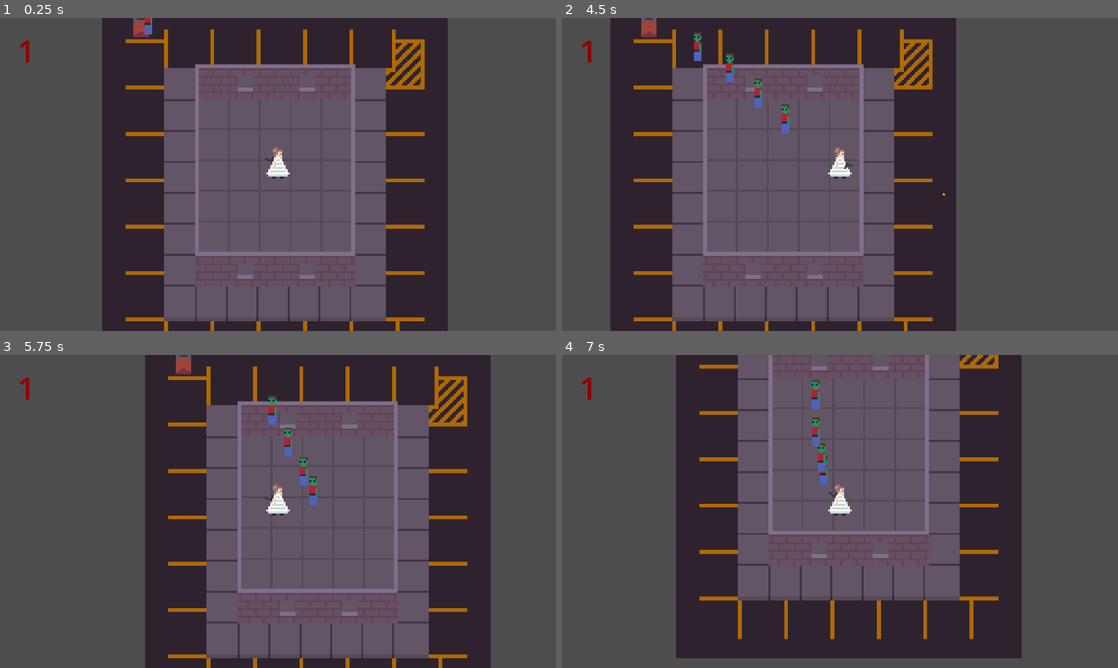
Above: before the commit, frames 1-4 (two rows, left to right).
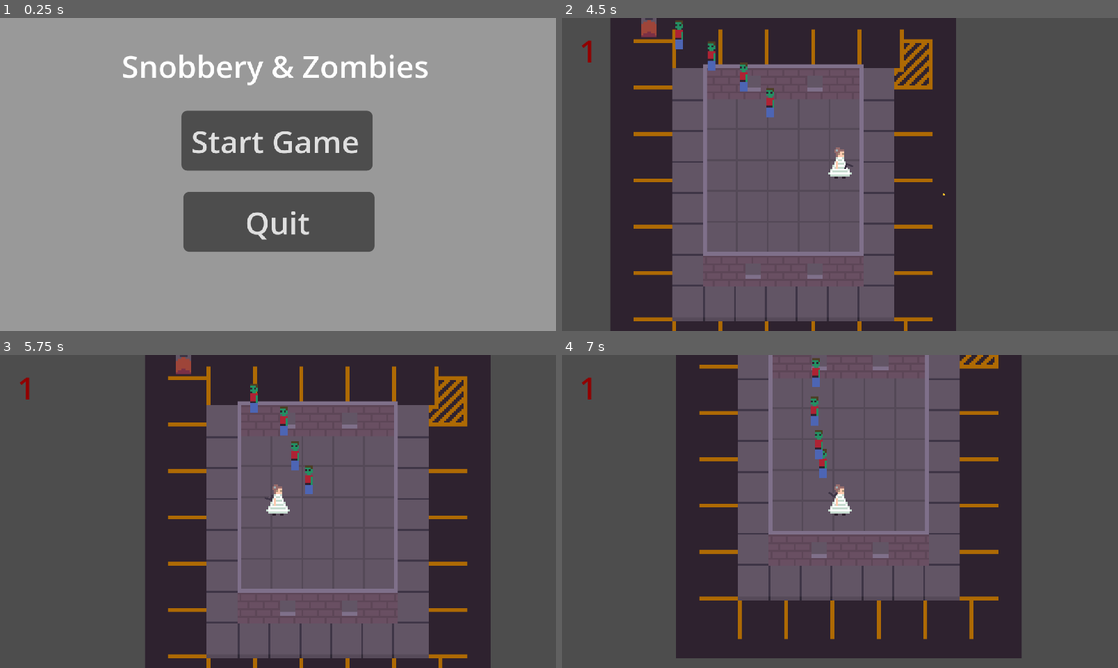
Above: after the commit, the same moments.

Repository: smolsenbiller/godot_projects
Game: Godot game, scene res://scenes/menu.tscn
The game is run twice, just before and just after one commit, with the same random seed, the same clock (stepped at 60 frames per second) and the same inputs. Before the commit the project starts from res://scenes/main.tscn.
Inputs (mouse positions are in pixels of both pictures, inside the frame that each line leads up to):
- Up to frame 1 (0.25 s): no input
- Up to frame 2 (4.5 s): click (840, 140) at 0.5 s, where only the run after the commit has a clickable "Start Game"; move the mouse to (962, 158) at 1.27 s; hold Right (move_right) 1.28-2.03 s; click (962, 158) at 1.35 s; move the mouse to (728, 190) at 2.02 s; hold Down (move_down) 2.03-2.78 s; click (728, 190) at 2.1 s; move the mouse to (895, 105) at 2.77 s; hold Right (move_right) 2.78-3.53 s; click (895, 105) at 2.85 s; move the mouse to (812, 237) at 3.52 s; hold W (move_up) 3.53-4.28 s; click (812, 237) at 3.6 s; move the mouse to (1006, 221) at 4.27 s; hold Left (move_left) from 4.28 s (still down); click (1006, 221) at 4.35 s
- Up to frame 3 (5.75 s): keep holding Left (move_left); move the mouse to (111, 464) at 5.02 s; click (111, 464) at 5.1 s
- Up to frame 4 (7 s): move the mouse to (867, 511) at 5.77 s; release Left (move_left) at 5.78 s; hold Down (move_down) 5.78-6.53 s; click (867, 511) at 5.85 s; move the mouse to (756, 433) at 6.52 s; hold Right (move_right) from 6.53 s (still down); click (756, 433) at 6.6 s

The runs differ from the first frame. In frame 1, 89% of the frame differs, in the area x 0-100%, y 0-100%; in frame 2, 1.0%; in frame 3, 0.9%; in frame 4, 0.6%.

Commit message:
First of all I thought I almost had a scare that corrupted the project, but I didn't! I added a gamover loop, I also added a main menu! There are now rounds where there is an increase in zombies for every round.

Diff:
--- a/game-jams/snobbery-&-zombies/project.godot
+++ b/game-jams/snobbery-&-zombies/project.godot
@@ -11,7 +11,7 @@
 [application]
 
 config/name="Snobbery & Zombies"
-run/main_scene="uid://bytsv41nrqkoe"
+run/main_scene="uid://17du2m1y67ww"
 config/features=PackedStringArray("4.6", "GL Compatibility")
 config/icon="res://icon.svg"
 
--- a/game-jams/snobbery-&-zombies/scenes/main.tscn
+++ b/game-jams/snobbery-&-zombies/scenes/main.tscn
@@ -96,6 +96,15 @@
 offset_bottom = 28.0
 text = "1"
 
+[node name="GameOverText" type="Label" parent="Player/Camera2D/CanvasLayer" unique_id=636342486]
+visible = false
+modulate = Color(0.5686275, 0, 0, 1)
+offset_left = 51.0
+offset_top = 64.0
+offset_right = 223.0
+offset_bottom = 87.0
+text = "You survived x rounds"
+
 [node name="NavigationRegion2D" type="NavigationRegion2D" parent="." unique_id=719104958]
 visible = false
 navigation_polygon = SubResource("NavigationPolygon_jyhfs")
--- /dev/null
+++ b/game-jams/snobbery-&-zombies/scenes/menu.tscn
@@ -0,0 +1,52 @@
+[gd_scene format=3 uid="uid://17du2m1y67ww"]
+
+[ext_resource type="Script" uid="uid://tjo3y4xueb5f" path="res://scripts/button.gd" id="1_yqeox"]
+
+[sub_resource type="CanvasTexture" id="CanvasTexture_vjb58"]
+
+[sub_resource type="LabelSettings" id="LabelSettings_con2f"]
+
+[node name="Menu" type="Control" unique_id=186876564]
+layout_mode = 3
+anchors_preset = 15
+anchor_right = 1.0
+anchor_bottom = 1.0
+grow_horizontal = 2
+grow_vertical = 2
+
+[node name="CanvasLayer" type="CanvasLayer" parent="." unique_id=1908165634]
+
+[node name="TextureRect" type="TextureRect" parent="CanvasLayer" unique_id=1697667395]
+modulate = Color(0.6, 0.6, 0.6, 1)
+offset_right = 1152.0
+offset_bottom = 648.0
+scale = Vector2(0.25008535, 0.25008535)
+texture = SubResource("CanvasTexture_vjb58")
+
+[node name="Label" type="Label" parent="CanvasLayer" unique_id=1183489863]
+offset_top = 13.0
+offset_right = 287.0
+offset_bottom = 161.0
+text = "Snobbery & Zombies
+"
+label_settings = SubResource("LabelSettings_con2f")
+horizontal_alignment = 1
+
+[node name="Button" type="Button" parent="CanvasLayer" unique_id=793751738]
+offset_left = 94.0
+offset_top = 48.0
+offset_right = 193.0
+offset_bottom = 79.0
+text = "Start Game"
+script = ExtResource("1_yqeox")
+
+[node name="Button2" type="Button" parent="CanvasLayer" unique_id=934632045]
+offset_left = 95.0
+offset_top = 90.0
+offset_right = 194.0
+offset_bottom = 121.0
+text = "Quit
+"
+
+[connection signal="pressed" from="CanvasLayer/Button" to="CanvasLayer/Button" method="_on_pressed"]
+[connection signal="pressed" from="CanvasLayer/Button2" to="CanvasLayer/Button" method="_on_button_2_pressed"]
--- a/game-jams/snobbery-&-zombies/scenes/player.tscn
+++ b/game-jams/snobbery-&-zombies/scenes/player.tscn
@@ -6,6 +6,9 @@
 
 [sub_resource type="CircleShape2D" id="CircleShape2D_qhqgy"]
 radius = 2.0
+
+[sub_resource type="CircleShape2D" id="CircleShape2D_dqkch"]
+radius = 3.0
 
 [node name="Player" type="CharacterBody2D" unique_id=1871333918 groups=["player"]]
 z_index = 1
@@ -29,3 +32,11 @@
 position = Vector2(5, 0)
 sprite_frames = ExtResource("3_qhqgy")
 animation = &"gun"
+
+[node name="Area2D" type="Area2D" parent="." unique_id=1111797643]
+
+[node name="CollisionShape2D" type="CollisionShape2D" parent="Area2D" unique_id=1014829900]
+position = Vector2(0, -1)
+shape = SubResource("CircleShape2D_dqkch")
+
+[connection signal="body_entered" from="Area2D" to="." method="_on_area_2d_body_entered"]
--- a/game-jams/snobbery-&-zombies/scenes/zombie.tscn
+++ b/game-jams/snobbery-&-zombies/scenes/zombie.tscn
@@ -6,9 +6,9 @@
 [sub_resource type="CircleShape2D" id="CircleShape2D_1vlb3"]
 radius = 2.0
 
-[node name="zombie" type="CharacterBody2D" unique_id=1902990993]
+[node name="zombie" type="CharacterBody2D" unique_id=1902990993 groups=["zombie"]]
 z_index = 1
-collision_layer = 4
+collision_layer = 5
 motion_mode = 1
 script = ExtResource("1_httt1")
 
--- /dev/null
+++ b/game-jams/snobbery-&-zombies/scripts/button.gd
@@ -0,0 +1,7 @@
+extends Button
+
+func _on_pressed() -> void:
+	get_tree().change_scene_to_file("res://scenes/main.tscn")
+
+func _on_button_2_pressed() -> void:
+	get_tree().quit()
--- a/game-jams/snobbery-&-zombies/scripts/main.gd
+++ b/game-jams/snobbery-&-zombies/scripts/main.gd
@@ -6,6 +6,7 @@
 #Get spawn point. Using a sprite as a refernce
 @onready var spawn_point : Sprite2D = $SpawnTopLeft
 @onready var round_count : Label = $Player/Camera2D/CanvasLayer/RoundCount
+@onready var over_text : Label = $Player/Camera2D/CanvasLayer/GameOverText
 
 func _ready() -> void:
 	#When the scene starts need to make sure we are on round 1
@@ -52,3 +53,15 @@
 		roundInfo.zombies_left += 1
 		#Call a round change
 		round_change()
+
+func game_over_sequence():
+	round_count.hide()
+
+	if roundInfo.round > 1:
+		over_text.text = "You survived " + str(roundInfo.round) + " rounds"
+	else:
+		over_text.text = "You survived " + str(roundInfo.round) + " round"
+
+	over_text.show()
+	await get_tree().create_timer(5.0).timeout
+	get_tree().change_scene_to_file("res://scenes/menu.tscn")
--- a/game-jams/snobbery-&-zombies/scripts/player.gd
+++ b/game-jams/snobbery-&-zombies/scripts/player.gd
@@ -1,25 +1,27 @@
 extends CharacterBody2D
 
+@onready var main : Node2D = $".."
 @onready var pivot: Node2D = $Pivot_Anchor
 @onready var gun: AnimatedSprite2D = $Pivot_Anchor/AnimatedSprite2D
 var speed: float = 40.0
 
-var bullet_path = preload("res://scenes/bullet.tscn")
+var bullet_path: PackedScene = preload("res://scenes/bullet.tscn")
 
+var max_collisions : int = 1
 func get_input():
 	var input_direction = Input.get_vector("move_left","move_right","move_up","move_down")
 	velocity = input_direction * speed
+
 func _physics_process(delta: float) -> void:
 	get_input()
-
 	#set up gun rotation
 	var mouse_position = get_global_mouse_position()
 	pivot.look_at(mouse_position)
 	if Input.is_action_just_pressed("left_click"):
 		fire()
 
+	move_and_slide()
 
-	move_and_slide()
 func fire():
 	var bullet = bullet_path.instantiate()
 	bullet.gun_direction = pivot.rotation
@@ -27,5 +29,10 @@
 	bullet.gun_rotation = pivot.rotation
 	get_parent().add_child(bullet)
 
-#func _process(delta: float) -> void:
-	#print(pivot.get_axis())
+
+
+func _on_area_2d_body_entered(body: Node2D) -> void:
+	if not body.is_in_group("zombie"):
+		return
+	process_mode = $".".PROCESS_MODE_DISABLED
+	main.game_over_sequence()
Not shown, added: game-jams/snobbery-&-zombies/scripts/button.gd.uid
